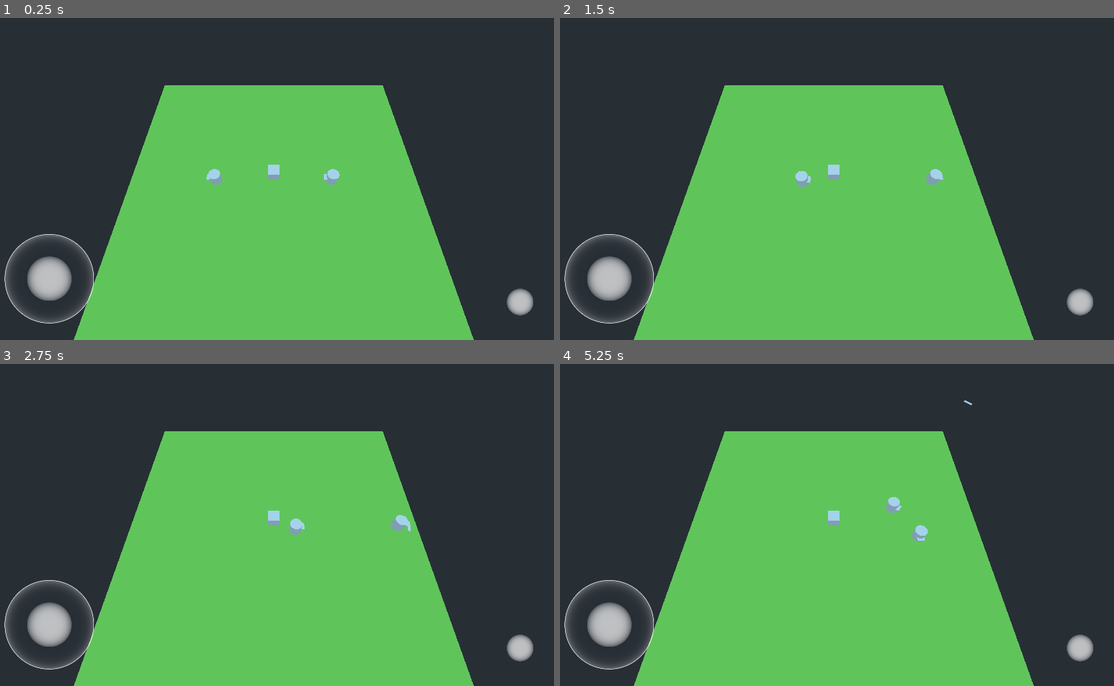
Above: before the commit, frames 1-4 (two rows, left to right).
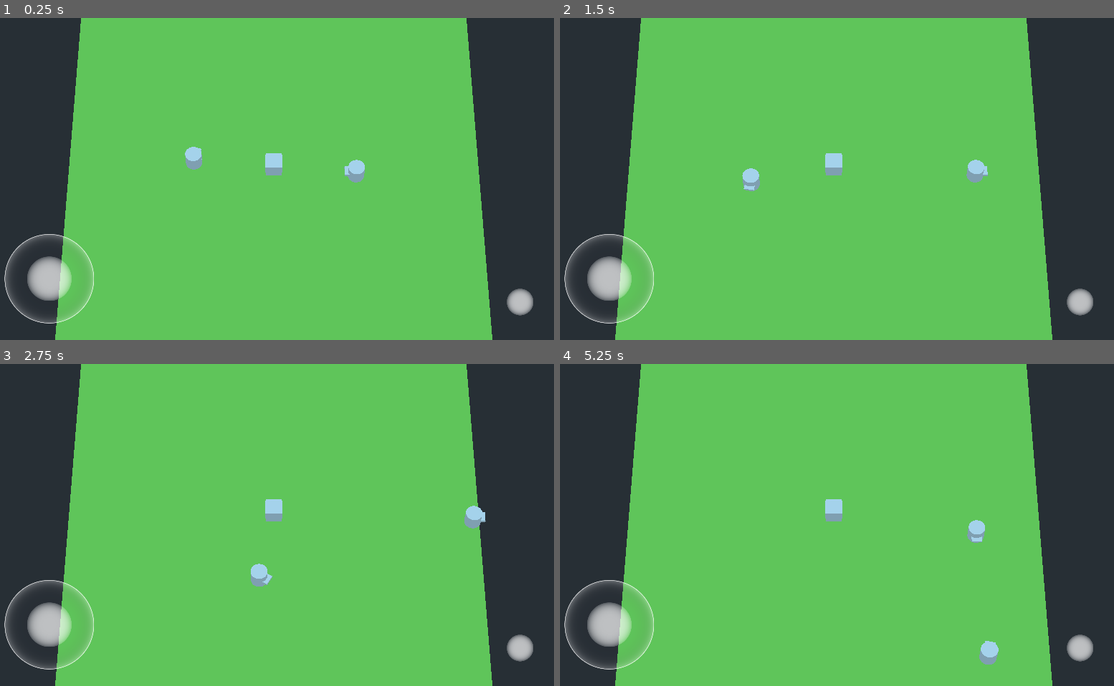
Above: after the commit, the same moments.

Repository: habibsyuhada/boomerang
Game: Godot game, scene res://scenes/Map_Hill.tscn
Two runs of this game, one before a commit and one after it. Both use one fixed random seed, a clock stepped at 60 frames per second and the inputs below.
Inputs (mouse positions are in pixels of both pictures, inside the frame that each line leads up to):
- Up to frame 1 (0.25 s): no input
- Up to frame 2 (1.5 s): move the mouse to (958, 162) at 0.52 s; hold Right (ui_right) 0.53-1.25 s; click (958, 162) at 0.67 s; tap Space (ui_select) at 0.77 s; drag from (720, 195) to (582, 314) at 1.27 s
- Up to frame 3 (2.75 s): move the mouse to (332, 454) at 2.02 s; hold Right (ui_right) from 2.03 s (still down)
- Up to frame 4 (5.25 s): release Right (ui_right) at 2.75 s; drag from (803, 589) to (1080, 647) at 2.77 s; move the mouse to (1003, 573) at 3.52 s; hold Left (ui_left) 3.53-4.25 s; tap Space (ui_select) at 3.77 s; drag from (659, 476) to (748, 444) at 4.27 s; move the mouse to (864, 525) at 5.02 s; hold Down (ui_down) from 5.03 s (still down); click (864, 525) at 5.17 s

The runs differ from the first frame. In frame 1, 31% of the frame differs, in the area x 9-89%, y 0-100%; in frame 2, 31%; in frame 3, 31%; in frame 4, 31%.

Commit message:
Camera setting

Diff:
--- /dev/null
+++ b/objects/Camera.tscn
@@ -0,0 +1,9 @@
+[gd_scene load_steps=2 format=2]
+
+[ext_resource path="res://scenes/Camera.gd" type="Script" id=1]
+
+[node name="Camera" type="Camera"]
+transform = Transform( 1, 0, 0, 0, 0.5, 0.866026, 0, -0.866026, 0.5, 0, 155, 90 )
+fov = 12.5
+far = 200.0
+script = ExtResource( 1 )
--- a/objects/NPC.gd
+++ b/objects/NPC.gd
@@ -22,6 +22,8 @@
 	check_target()
 	if path.size() > 0:
 		move_to_target(delta)
+	else:
+		get_target_path()
 
 func move_to_target(delta):
 	velocity = Vector3.ZERO
@@ -35,7 +37,7 @@
 		move_and_slide(velocity, Vector3.UP)
 		#global_transform.origin.y = 1
 
-func get_target_path():
+func get_target_path_old():
 	var target_pos = null
 	if istargetspotted == false :
 		for target in get_tree().get_nodes_in_group("Players") :
@@ -50,15 +52,28 @@
 	if target_pos != null :
 		path = nav.get_simple_path(global_transform.origin, target_pos)
 
+func get_target_path():
+	var target_pos = null
+	if state == RANDOM :
+		if path.size() == 0:
+			var radius = 20
+			target_pos = Vector3(rand_range(-radius, radius), 1, rand_range(-radius, radius))
+	if target_pos != null :
+		path = nav.get_simple_path(global_transform.origin, target_pos)
+
 func check_target() :
 	if $RayCast.is_colliding():
 		var obj = $RayCast.get_collider()
 		if obj.is_in_group("Players"):
 			istargetspotted = true
-			boomerang.throw()
+			#boomerang.throw()
 	else:
 		istargetspotted = false
 
 func determination_behave():
-	print("Behave")
+	var random_value = rand_range(0, 10)
+	if(random_value < 5):
+		state = RANDOM
+	else:
+		state = RANDOM
 	pass
--- a/objects/Player.gd
+++ b/objects/Player.gd
@@ -83,6 +83,9 @@
 	shot_analog_value = pos
 
 func _on_Area_body_entered(body):
+	print(body)
 	if body.name != name :
-		if body.get_class() == "KinematicBody" and "Boomerang" in body.name and body.name != boomerang.name :
-			Global.slow_motion()
+		if body.get_class() == "KinematicBody" :
+			if "Boomerang" in body.name:
+				if body.name != boomerang.name:
+					Global.slow_motion()
--- a/scenes/Camera.gd
+++ b/scenes/Camera.gd
@@ -7,6 +7,16 @@
 export var speed = 5
 onready var player: = get_node("/root/World/Player")
 
+export var move_speed = 0.5  # camera position lerp speed
+export var zoom_speed = 0.25  # camera zoom lerp speed
+export var min_zoom = 1.5  # camera won't zoom closer than this
+export var max_zoom = 5  # camera won't zoom farther than this
+export var margin = Vector2(400, 200)  # include some buffer area around targets
+var targets = []  # Array of targets to be tracked.
+
+onready var screen_size = get_viewport().get_visible_rect().size
+
+
 # Called when the node enters the scene tree for the first time.
 func _ready():
 	camera_distance = global_transform.origin.z
@@ -14,6 +24,41 @@
 
 # Called every frame. 'delta' is the elapsed time since the previous frame.
 func _physics_process(delta):
-	if player != null :
-		var target = player.global_transform.origin
-		global_transform.origin = lerp(global_transform.origin, Vector3(target.x, global_transform.origin.y, target.z+camera_distance), delta * speed)
+	zoom_move_camera()
+	#if player != null :
+		#var target = player.global_transform.origin
+		#global_transform.origin = lerp(global_transform.origin, Vector3(target.x, global_transform.origin.y, target.z+camera_distance), delta * speed)
+
+func zoom_move_camera():
+	if !targets or targets.size() == 0:
+		return
+	# Keep the camera centered between the targets
+	var p = Vector2.ZERO
+	for target in targets:
+		p += Vector2(target.global_transform.origin.x, target.global_transform.origin.z)
+	p /= targets.size()
+	global_transform.origin = lerp(global_transform.origin, Vector3(p.x, global_transform.origin.y, p.y+camera_distance), move_speed)
+# Find the zoom that will contain all targets
+	var position = Vector2(global_transform.origin.x, global_transform.origin.z)
+	var r = Rect2(position, Vector2.ONE)
+	for target in targets:
+		r = r.expand(Vector2(target.global_transform.origin.x, target.global_transform.origin.z))
+	r = r.grow_individual(margin.x, margin.y, margin.x, margin.y)
+	#print(r.size*100)
+	var d = max(r.size.x, r.size.y)
+	var z
+	if r.size.x > r.size.y * screen_size.aspect():
+		z = clamp(r.size.x / screen_size.x, min_zoom, max_zoom)
+	else:
+		z = clamp(r.size.y / screen_size.y, min_zoom, max_zoom)
+	#print(z)
+	#z = lerp(zoom, Vector2.ONE * z, zoom_speed)
+
+
+func add_target(t):
+	if not t in targets:
+		targets.append(t)
+
+func remove_target(t):
+	if t in targets:
+		targets.erase(t)
--- a/scenes/Map_Experiment.gd
+++ b/scenes/Map_Experiment.gd
@@ -10,6 +10,8 @@
 func _ready():
 	HUD.visible = true
 
+	get_node("/root/World/Player").boomerang = get_node("/root/World/Boomerang")
+
 
 # Called every frame. 'delta' is the elapsed time since the previous frame.
 #func _process(delta):
--- a/scenes/Map_Experiment.tscn
+++ b/scenes/Map_Experiment.tscn
@@ -1,7 +1,7 @@
 [gd_scene load_steps=9 format=2]
 
 [ext_resource path="res://scenes/Map_Experiment.gd" type="Script" id=1]
-[ext_resource path="res://scenes/Camera.gd" type="Script" id=2]
+[ext_resource path="res://objects/Camera.tscn" type="PackedScene" id=2]
 [ext_resource path="res://objects/Boomerang_Kinetic.tscn" type="PackedScene" id=3]
 [ext_resource path="res://objects/Dumb_NPC.tscn" type="PackedScene" id=4]
 [ext_resource path="res://objects/Wall.tscn" type="PackedScene" id=5]
@@ -26,9 +26,7 @@
 [node name="Player" parent="." instance=ExtResource( 6 )]
 transform = Transform( 0, 0, -1, 0, 1, 0, 1, 0, 0, 10, 1, -18 )
 
-[node name="Camera" type="Camera" parent="."]
-transform = Transform( 1, 0, 0, 0, 0.5, 0.866026, 0, -0.866026, 0.5, 0, 35, 20 )
-script = ExtResource( 2 )
+[node name="Camera" parent="." instance=ExtResource( 2 )]
 
 [node name="StaticBody" parent="." instance=ExtResource( 5 )]
 transform = Transform( 1, 0, 0, 0, 1, 0, 0, 0, 1, -10, 1, 0 )
--- a/scenes/Map_Hill.tscn
+++ b/scenes/Map_Hill.tscn
@@ -2,7 +2,7 @@
 
 [ext_resource path="res://scenes/Map_Hill.gd" type="Script" id=1]
 [ext_resource path="res://objects/Wall.tscn" type="PackedScene" id=2]
-[ext_resource path="res://scenes/Camera.gd" type="Script" id=3]
+[ext_resource path="res://objects/Camera.tscn" type="PackedScene" id=3]
 
 [sub_resource type="NavigationMesh" id=3]
 vertices = PoolVector3Array( -11.8, 1.79687, -23.8, -23.8, 1.79687, -23.8, -23.8, 1.79687, -12.4, -1.3, 1.79687, -3.4,  …(1386 unchanged characters)…
@@ -20,10 +20,6 @@
 
 [node name="World" type="Spatial"]
 script = ExtResource( 1 )
-
-[node name="Camera" type="Camera" parent="."]
-transform = Transform( 1, 0, 0, 0, 0.5, 0.866026, 0, -0.866026, 0.5, 0, 35, 20 )
-script = ExtResource( 3 )
 
 [node name="Respawn_Point" type="Node" parent="."]
 
@@ -50,5 +46,7 @@
 
 [node name="Timer_NPC_Determination" type="Timer" parent="."]
 
+[node name="Camera" parent="." instance=ExtResource( 3 )]
+
 [connection signal="timeout" from="Timer_NPC_Path" to="." method="_on_Timer_NPC_Path_timeout"]
 [connection signal="timeout" from="Timer_NPC_Determination" to="." method="_on_Timer_NPC_Determination_timeout"]
